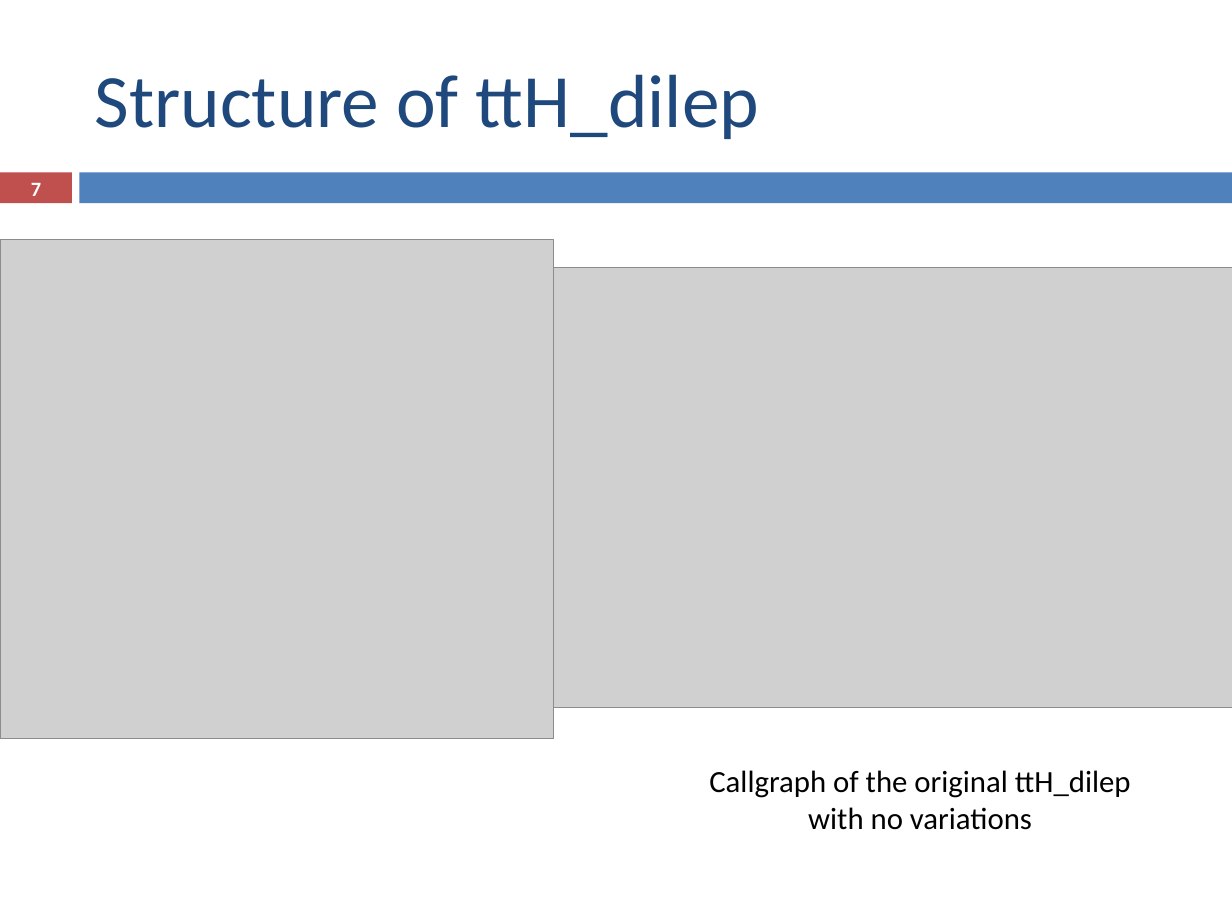
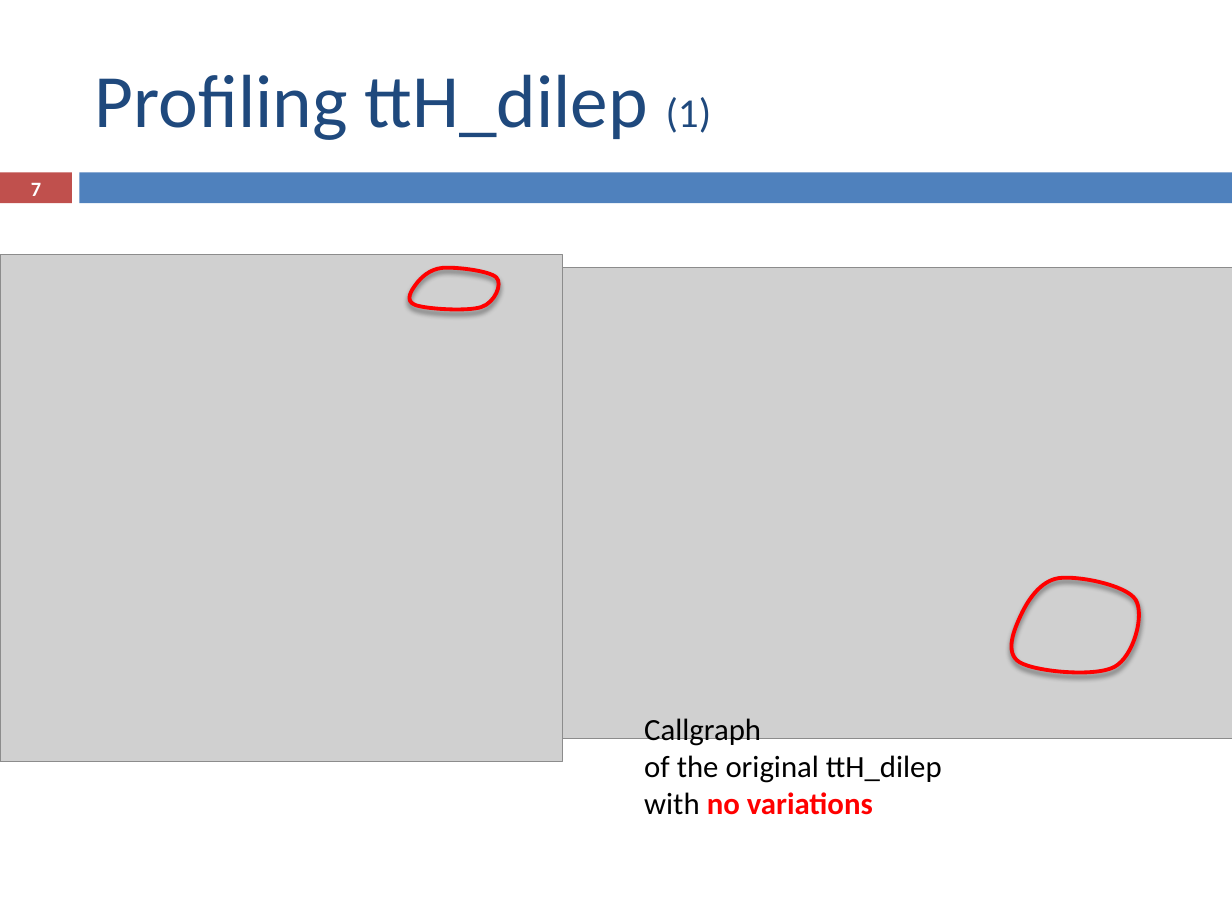
Before and after one commit to ampereira/mscthesis-liptool, a slide deck: slide 7 of doc/partial presentation/partial_presentation.pptx. Drawn at 1232x924 pixels with LibreOffice and Linux fonts; fonts in the diff are those of the drawing; grey boxes stand for pictures. Boxes give left, top, right and bottom in pixels: in the first picture for what was removed or moved away, otherwise in the second. Text is boxed around its words. In the diff, an @@ line names an element or a change of style, - is before the commit and + after.

```diff
--- a/doc/partial presentation/partial_presentation.pptx
+++ b/doc/partial presentation/partial_presentation.pptx
@@ title at <box>95,74,712,140</box>: text changed @@
-Structure of ttH_dilep
+Profiling ttH_dilep (1)
@@ picture: place and size @@
-picture at <box>0,239,553,738</box>
+picture at <box>0,254,562,761</box>
@@ freeform shape added at <box>409,267,498,309</box>, outline #FF0000 2.25 pt @@
@@ picture: place and size @@
-picture at <box>553,267,1232,707</box>
+picture at <box>562,267,1232,738</box>
@@ freeform shape added at <box>1011,578,1140,673</box>, outline #FF0000 2.25 pt @@
@@ text at <box>644,718,942,815</box>: text changed @@
-Callgraph of the original ttH_dilep with no variations
+Callgraph
+of the original ttH_dilep
+with no variations
```
Also in this commit, not shown: 18 other slides changed, 11 slides added, 4 slides removed, 20 other files.
